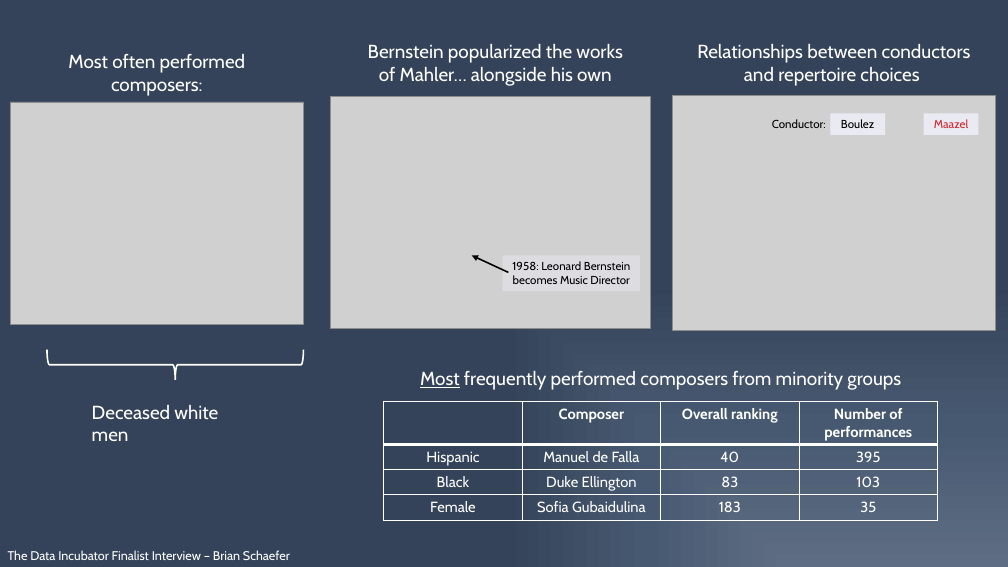
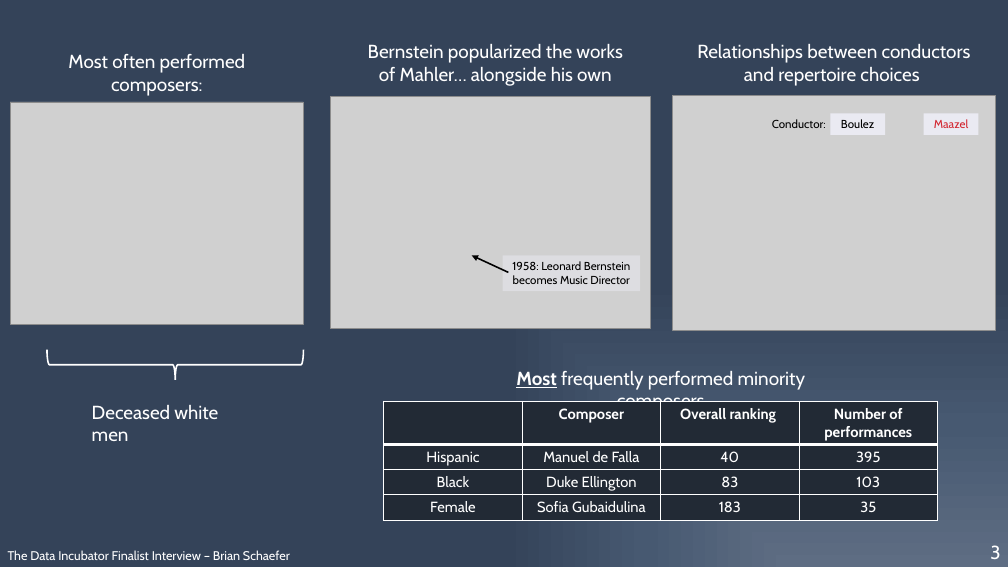
Before and after one commit to physinet/NY-Phil-EDA, a slide deck: slide 3 of interview_pitch.pptx. Drawn at 1008x567 pixels with LibreOffice and Linux fonts; fonts in the diff are those of the drawing; grey boxes stand for pictures. Boxes give left, top, right and bottom in pixels: in the first picture for what was removed or moved away, otherwise in the second. Text is boxed around its words. In the diff, an @@ line names an element or a change of style, - is before the commit and + after.

```diff
--- a/interview_pitch.pptx
+++ b/interview_pitch.pptx
@@ text at [516, 371, 806, 413]: text changed @@
-Most frequently performed composers from minority groups
+Most frequently performed minority composers
@@ table at [384, 402, 938, 520] @@
@@ fill none to #222A35 in 16 cells @@
@@ text added at [990, 545, 1000, 559], 18 pt, text #FFFFFF @@
+3
```
Also in this commit, not shown: 3 other slides changed.
